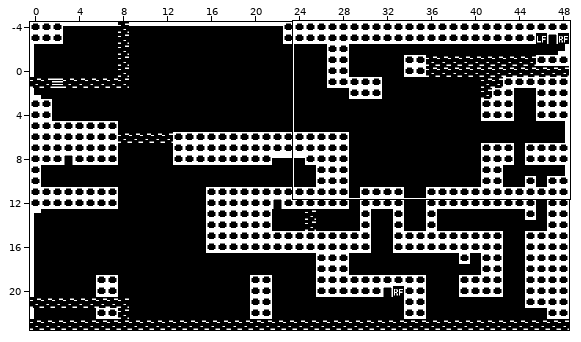
Two versions of a level (Tiled map (JSON), src/tiled/overworld.json). The first picture is a wide view before the edit; the outline marks the close-up.
Close-up. The starting point:
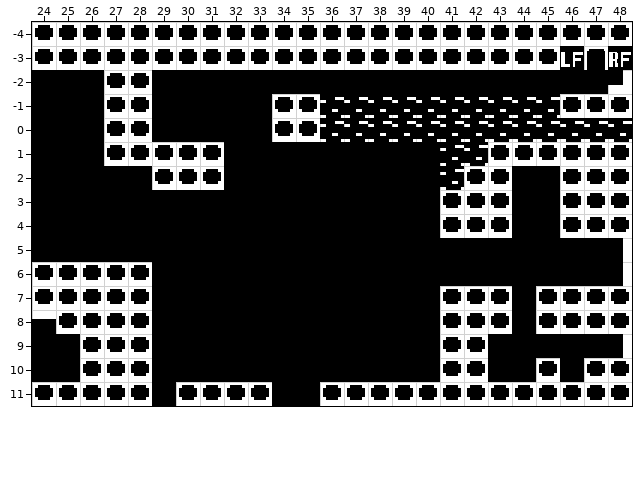
Cells are 16x16 px. Shown: x 24..48, y -4..11. The commit also changed other parts of the map, which this record leaves out. The old version is drawn lined up with the new one.
Now the later version:
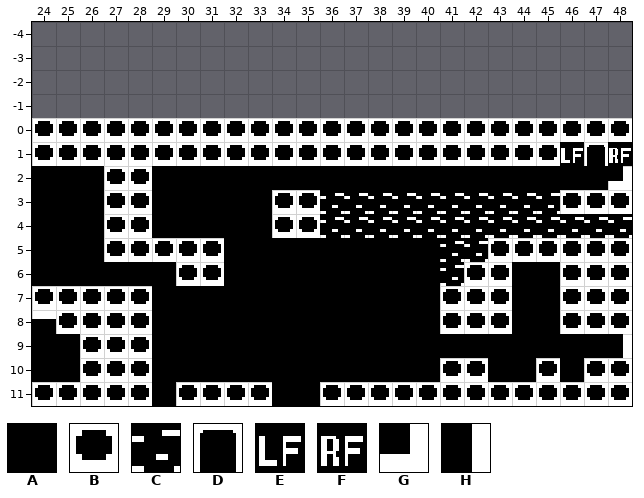
Key: from "overworld": A 0, B 4, C 6, D 7, E 8, F 9, G 12, H 14.
_ is an empty cell.
Difference:
map size 49x28 -> 49x24 cells (old content now starts at 0,-4; both pictures use the new coordinates)
Layer "Tile Layer 1":
Tile B becomes tile A in row 2 at x 29 to 31, 42 to 43 and 46 to 47; in row 6 at x 24 to 28; in rows 7 to 8 at x 45; in row 9 at x 41 to 42.
Tile C becomes tile A in row 2 at x 41.
Tile A becomes tile B in row 0 at x 24 to 26 and 29 to 33; in row 1 at x 24 to 26 and 32 to 40; in row 2 at x 27 to 28; in rows 3 to 4 at x 27 to 28 and 34 to 35; in row 5 at x 27 to 31 and 43 to 47; in row 6 at x 30 to 31, 42 to 43 and 46 to 47.
Tile C becomes tile B in row 0 at x 36 to 48; in row 1 at x 41 to 42.
Tile H becomes tile B in rows 5 to 6 at x 48.
Tile A becomes tile C in rows 3 to 4 at x 36 to 40 and 44 to 45; in row 5 at x 41 to 42; in row 6 at x 41.
Tile B becomes tile C in row 3 at x 41 to 43; in row 4 at x 41 to 43 and 46 to 48.
Tile B becomes tile D in row 1 at x 47.
Tile B becomes tile E in row 1 at x 46.
Tile B becomes tile F in row 1 at x 48.
Tile B becomes tile G in row 2 at x 48.
The author cleared tile A in row -2 at x 24 to 26 and 29 to 47; in row -1 at x 24 to 26 and 29 to 33.
The author cleared tile B in row -4 at x 24 to 48; in row -3 at x 24 to 45; in row -2 at x 27 to 28; in row -1 at x 27 to 28, 34 to 35 and 46 to 48.
The author cleared tile C in row -1 at x 36 to 45.
The author cleared tile D in row -3 at x 47.
The author cleared tile E in row -3 at x 46.
The author cleared tile F in row -3 at x 48.
The author cleared tile G in row -2 at x 48.
